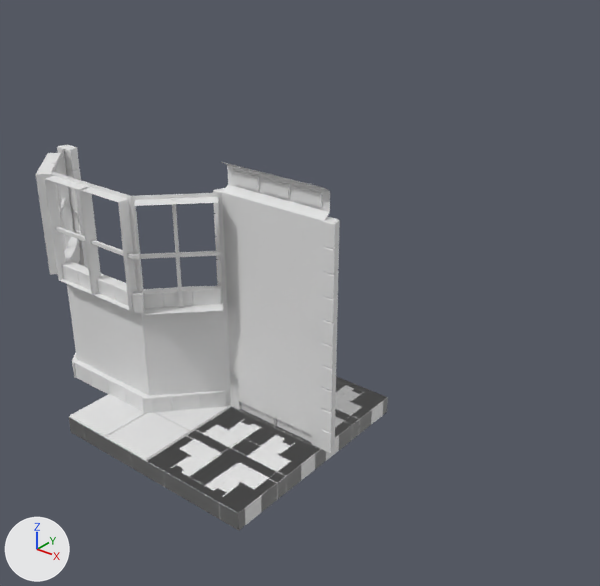
A saved change to the Blender file Assets/Resources/Models/Environment/Castle_Modular_Set01.blend.
One viewpoint serves both versions: a 50 mm camera at (7.73, -11.96, 8.27) aimed at (0.44, -2.85, 2.63). Every picture has the same lights, and +X, +Y and +Z are marked at lower left.

Objects in the first picture: 'Ground_Castle_Bricks', 'Ground_Castle_Tile', 'Pillar_Wall', 'Pillar_Wall.002', 'Pillar_Wall.004', 'Wall_Castle_Bottom', 'Wall_Castle_Extentension', 'Wall_Castle_Extentension.001', 'Wall_Convex', 'Wall_Convex_Window'.
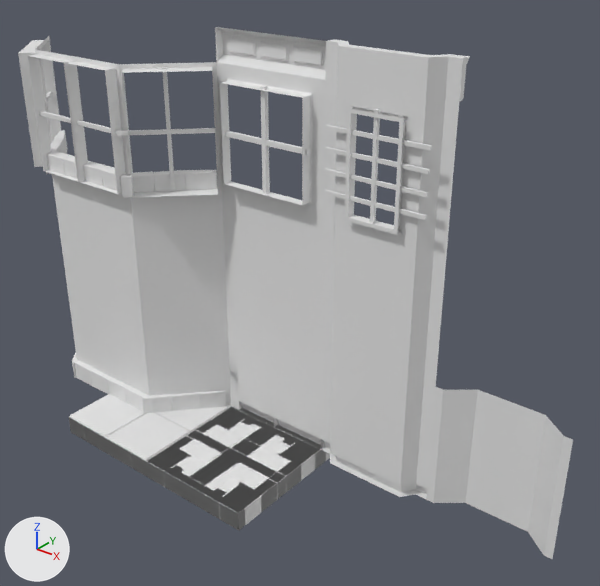
The change, as a list of edits to the scene's bpy script:
```text
Add me_plane_019:
    me_plane_019.from_pydata([(-1.0, -2.0, 0.0), (-1.0, 0.0, 0.0), (-0.5, -2.0, 0.3), (-0.88, -2.0, 0.0), (-0.88, 0.0, 0.0), (-0.5, 0.0, 0.3), (0.0, -2.0, 0.3), (0.0, 0.0, 0.3)], [], [(3, 2, 5, 4), (0, 3, 4, 1), (2, 6, 7, 5)])
Add me_cube_010:
    me_cube_010.from_pydata([(-2.0, 1.0, 2.0), (0.0, 0.0, 2.0), (-2.0, 1.0, 0.0), (0.0, 0.0, 0.0), (-1.0, 0.0, 2.0), (-1.0, 0.0, 0.0)], [], [(4, 1, 3, 5), (0, 4, 5, 2)])
Add me_plane_012:
    me_plane_012.from_pydata([(-1.0, -2.0, 0.0), (1.0, -2.0, 0.0), (-1.0, 0.0, 0.0), (1.0, 0.0, 0.0), (-0.81, -2.0, 0.0), (0.81, -2.0, 0.0), (0.81, 0.0, 0.0), (-0.81, 0.0, 0.0), (-0.66, -2.0, -0.2), (0.66, -2.0, -0.2), (0.66, 0.0, -0.2), (-0.66, 0.0, -0.2)], [], [(11, 8, 9, 10), (10, 9, 5, 6), (2, 0, 4, 7), (6, 5, 1, 3), (7, 4, 8, 11)])
Change ob_wall_castle_extentension_001:
    ob_wall_castle_extentension_001.location: (0.0, -3.0, 4.0) -> (0.0, -3.0, 6.0)
Remove ob_pillar_wall:
    ob_pillar_wall = bpy.data.objects.new('Pillar_Wall', me_cube_002)
Remove ob_pillar_wall_004:
    ob_pillar_wall_004 = bpy.data.objects.new('Pillar_Wall.004', me_cube_001)
Change ob_wall_convex_window:
    ob_wall_convex_window.location: (-3.0, -4.0, 2.0) -> (-3.0, -4.0, 4.0)
Add ob_wall_castle_extentension_007:
    ob_wall_castle_extentension_007 = bpy.data.objects.new('Wall_Castle_Extentension.007', me_plane_019)  # modifiers MIRROR
    ob_wall_castle_extentension_007.location = (4.0, -3.0, 0.0)
    ob_wall_castle_extentension_007.rotation_euler = (-1.571, 0.0, 0.0)  # degrees (-90, 0, 0)
Add ob_wall_convex_001:
    ob_wall_convex_001 = bpy.data.objects.new('Wall_Convex.001', me_cube_010)  # modifiers MIRROR
    ob_wall_convex_001.location = (-3.0, -4.0, 2.0)
Add ob_wall_castle_extentension_006:
    ob_wall_castle_extentension_006 = bpy.data.objects.new('Wall_Castle_Extentension.006', me_plane_014)  # 60 vertices, 56 faces; spans x -1.0..1.0, y -0.5..0.0, z -0.2..0.17
    ob_wall_castle_extentension_006.location = (2.0, -3.0, 6.0)
    ob_wall_castle_extentension_006.rotation_euler = (-1.571, 0.0, 0.0)  # degrees (-90, 0, 0)
Add ob_wall_castle_extentension_005:
    ob_wall_castle_extentension_005 = bpy.data.objects.new('Wall_Castle_Extentension.005', me_plane_013)  # 80 vertices, 62 faces; spans x -1.0..1.0, y -2.0..0.0, z -0.3..0.0
    ob_wall_castle_extentension_005.location = (2.0, -3.0, 4.0)
    ob_wall_castle_extentension_005.rotation_euler = (-1.571, 0.0, 0.0)  # degrees (-90, 0, 0)
Add ob_wall_castle_extentension_004:
    ob_wall_castle_extentension_004 = bpy.data.objects.new('Wall_Castle_Extentension.004', me_plane_012)
    ob_wall_castle_extentension_004.location = (2.0, -3.0, 2.0)
    ob_wall_castle_extentension_004.rotation_euler = (-1.571, 0.0, 0.0)  # degrees (-90, 0, 0)
Add ob_wall_castle_extentension_003:
    ob_wall_castle_extentension_003 = bpy.data.objects.new('Wall_Castle_Extentension.003', me_plane_009)  # 36 vertices, 27 faces; spans x -1.0..1.0, y -2.0..0.0, z -0.2..0.1
    ob_wall_castle_extentension_003.location = (2.0, -3.0, 0.0)
    ob_wall_castle_extentension_003.rotation_euler = (-1.571, 0.0, 0.0)  # degrees (-90, 0, 0)
Add ob_wall_castle_extentension_002:
    ob_wall_castle_extentension_002 = bpy.data.objects.new('Wall_Castle_Extentension.002', me_plane_003)  # 32 vertices, 24 faces; spans x -1.0..1.0, y -2.0..0.0, z -0.19..0.0
    ob_wall_castle_extentension_002.location = (0.0, -3.0, 4.0)
    ob_wall_castle_extentension_002.rotation_euler = (-1.571, 0.0, 0.0)  # degrees (-90, 0, 0)
```

What differs and where, as boxes [x1, y1, x2, y2] in the pictures (600 x 586 px):
'Wall_Convex_Window', moved
    before: [36, 148, 227, 315]
    after: [18, 36, 222, 198]
'Wall_Convex.001', added
    after: [52, 175, 227, 311]
'Wall_Castle_Extentension.005', added
    after: [324, 80, 459, 255]
'Wall_Castle_Extentension.007', added
    after: [426, 387, 573, 559]
'Wall_Castle_Extentension.004', added
    after: [322, 221, 447, 387]
'Wall_Castle_Extentension.003', added
    after: [321, 343, 436, 499]
'Wall_Castle_Extentension.002', added
    after: [217, 62, 326, 221]
'Wall_Castle_Extentension.001', moved
    before: [222, 162, 330, 221]
    after: [215, 27, 326, 80]
'Wall_Castle_Extentension.006', added
    after: [326, 39, 470, 101]
'Pillar_Wall', deleted
    before: [311, 216, 340, 453]
'Pillar_Wall.004', deleted
    before: [57, 145, 88, 268]
